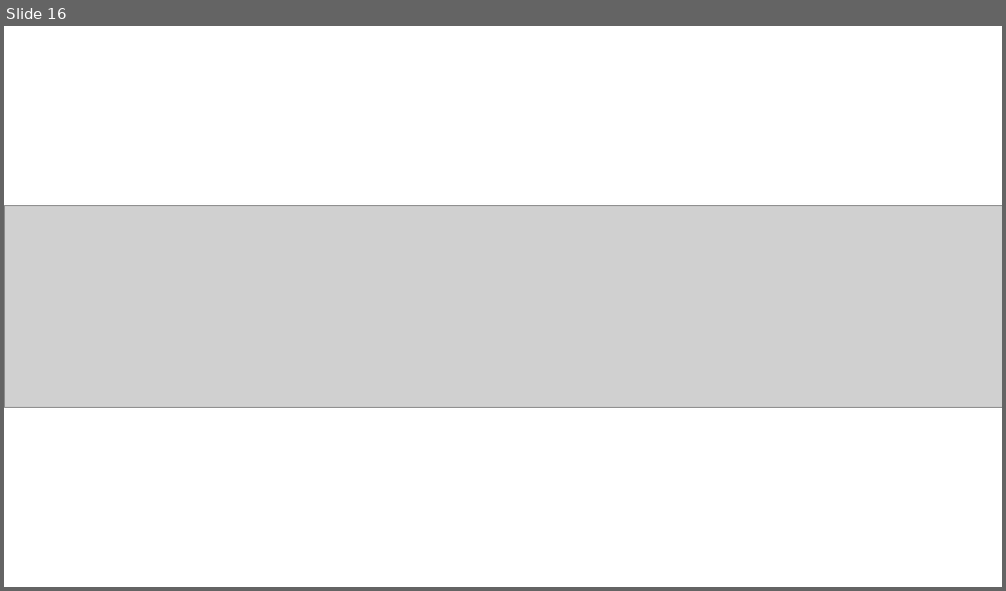
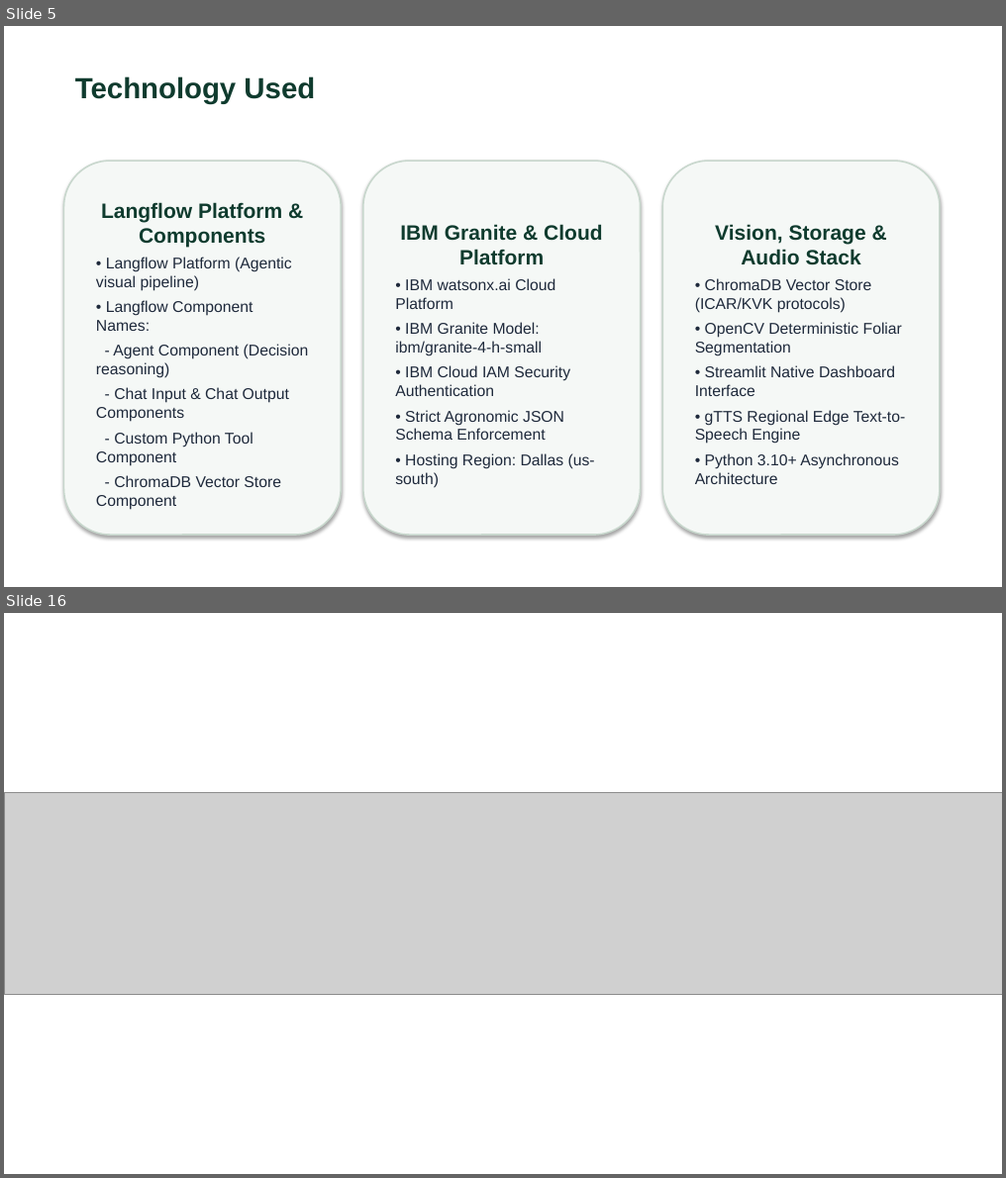
Before and after one commit to swarna-builds/AgriSense-AI-IBM-Granite, a slide deck: your projectpresntation.pptx. Shown one above the other, each under a label of ours: slide 16 before the commit, slides 5 and 16 after it; the slides between them are not shown. The pictures are 1006x591 and 1006x1178 pixels, drawn with LibreOffice and Linux fonts; fonts in the diff are those of the drawing; grey boxes stand for pictures. Boxes give left, top, right and bottom in pixels: in the first picture for what was removed or moved away, otherwise in the second. Text is boxed around its words. In the diff, an @@ line names an element or a change of style, - is before the commit and + after.

Commit message:
Align slides with IBM template headings and Langflow components

```diff
--- a/your projectpresntation.pptx
+++ b/your projectpresntation.pptx
@@ slide 5 added at box(4, 26, 1002, 587), background #FFFFFF @@
@@ text added at box(75, 76, 315, 104), 28 pt, text #0F3B2E, bold @@
+Technology Used
@@ rounded rectangle added at box(63, 161, 341, 535), fill #F5F8F6, outline #C8D7CD 1.5 pt, 15 pt, text #1E293B @@
+Langflow Platform & Components
+• Langflow Platform (Agentic visual pipeline)
+• Langflow Component Names:
+- Agent Component (Decision reasoning)
+- Chat Input & Chat Output Components
+- Custom Python Tool Component
+- ChromaDB Vector Store Component
@@ rounded rectangle added at box(363, 161, 641, 535), fill #F5F8F6, outline #C8D7CD 1.5 pt, 15 pt, text #1E293B @@
+IBM Granite & Cloud Platform
+• IBM watsonx.ai Cloud Platform
+• IBM Granite Model: ibm/granite-4-h-small
+• IBM Cloud IAM Security Authentication
+• Strict Agronomic JSON Schema Enforcement
+• Hosting Region: Dallas (us-south)
@@ rounded rectangle added at box(662, 161, 940, 535), fill #F5F8F6, outline #C8D7CD 1.5 pt, 15 pt, text #1E293B @@
+Vision, Storage & Audio Stack
+• ChromaDB Vector Store (ICAR/KVK protocols)
+• OpenCV Deterministic Foliar Segmentation
+• Streamlit Native Dashboard Interface
+• gTTS Regional Edge Text-to-Speech Engine
+• Python 3.10+ Asynchronous Architecture
```
Also in this commit, not shown: 3 slides changed, 11 other slides added, 12 slides removed, 1 other file.
